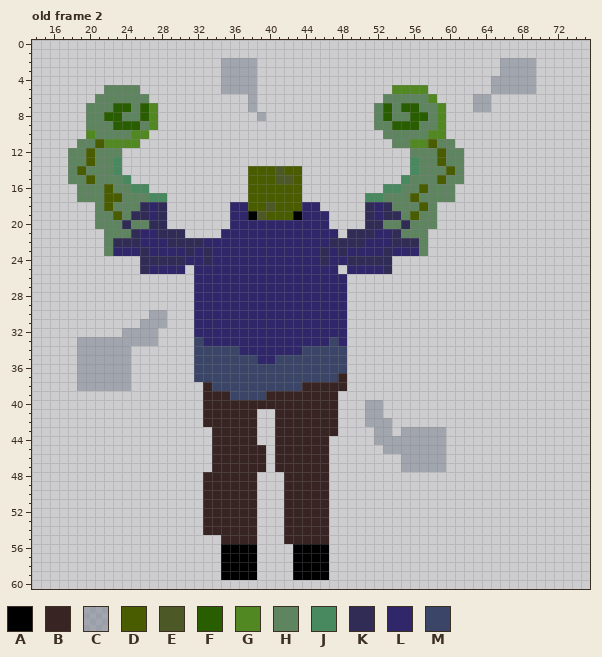
Edited in one commit: pixel-art file (assets/boss/fat/boss_fat_death.aseprite). This is how it looked before the edit.
80x80 pixels, 5 frames. Shown: old frame 2: x 14..75, y 0..60. The commit also changed other frames, which this record leaves out.
Visible layers, top first: "Layer 1" opacity 60%, "Arm", "Head", "Belly", "Shoe".
Palette (. is transparent): A #000000  B #372423  C #828b9899  D #495d00  E #4c5826  F #295e00  G #518822  H #5f8460  J #498960  K #302c56  L #30276a  M #3a4568
Pixels before, old frame 2 (only the part around the change), first column x 17:
 0 ...................................................
 1 ...................................................
 2 ..................CCCC...........................CC
 3 ..................CCCC...........................CC
 4 ..................CCCC..........................CCC
 5 .....HHHH.........CCCC...............GGGG.......CCC
 6 ....HHHHHH...........C..............HHHHHG....CC...
 7 ...HHHFFHFG..........C.............HFHFFHHG...CC...
 8 ...HHFFHHFG...........C............HFHHFFHG........
 9 ...HHHFFFHG........................HHFFFHHG........
10 ...GHHHHGG..........................HHHHHGG........
11 ..HHDGGGG............................HHGGDHH.......
12 .HHDHHH................................HHHDHH......
13 .HHDHHJ................................JHHDHH......
14 .HDHHHJ..............DDDEDD............JHHHDH......
15 .HHDHHHJ.............DDDEED...........JHHHDHH......
16 ..HHHDHHJJ...........DDDDDD.........JJHHDHHH.......
17 ..HHHDDHHHJJ.........DDDDDD.......JJHHHDHHHH.......
18 ....HDHHHKLK.......LLDDEDDDLL.....KLKHHHDH.........
The same view after the edit:
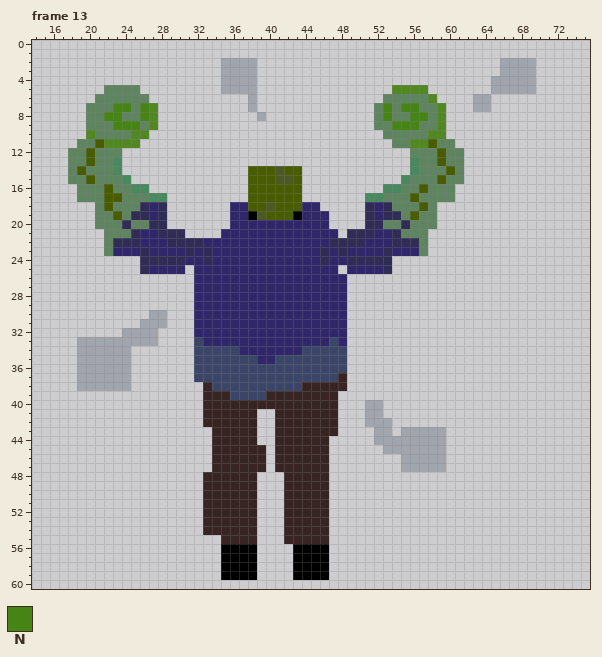
Colours new in this view: N #468515
A new or re-ordered frame is compared with the old frame closest to it.
Commit message: Boss death animation 2.0, added boss spawn shortcut
The exact change:
frames 5 -> 16
Frame 13 is new; against old frame 2, layer "Arm":
y 7: x 23..24 FF -> NN; x 26 F -> N; x 53 F -> N; x 55..56 FF -> NN
y 8: x 22..23 FF -> NN; x 26 F -> N; x 53 F -> N; x 56..57 FF -> NN
y 9: x 23..25 FFF -> NNN; x 54..56 FFF -> NNN
Boxes around the changes in both pictures, in picture pixels (x1, y1, x2, y2):
changed: (104, 103, 149, 130)
changed: (383, 103, 428, 130)
